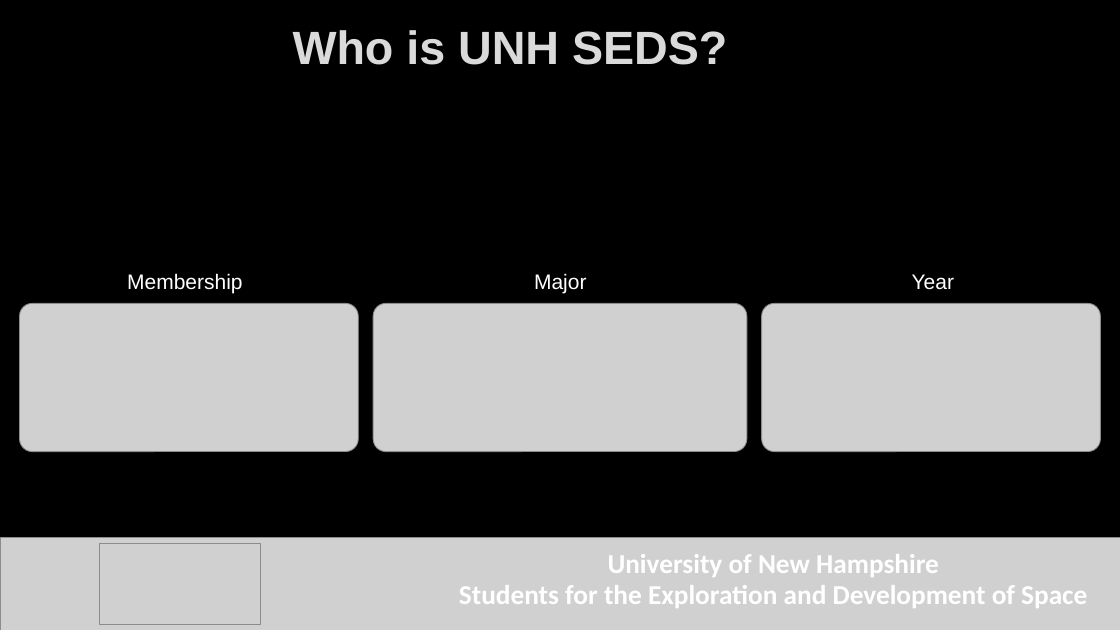
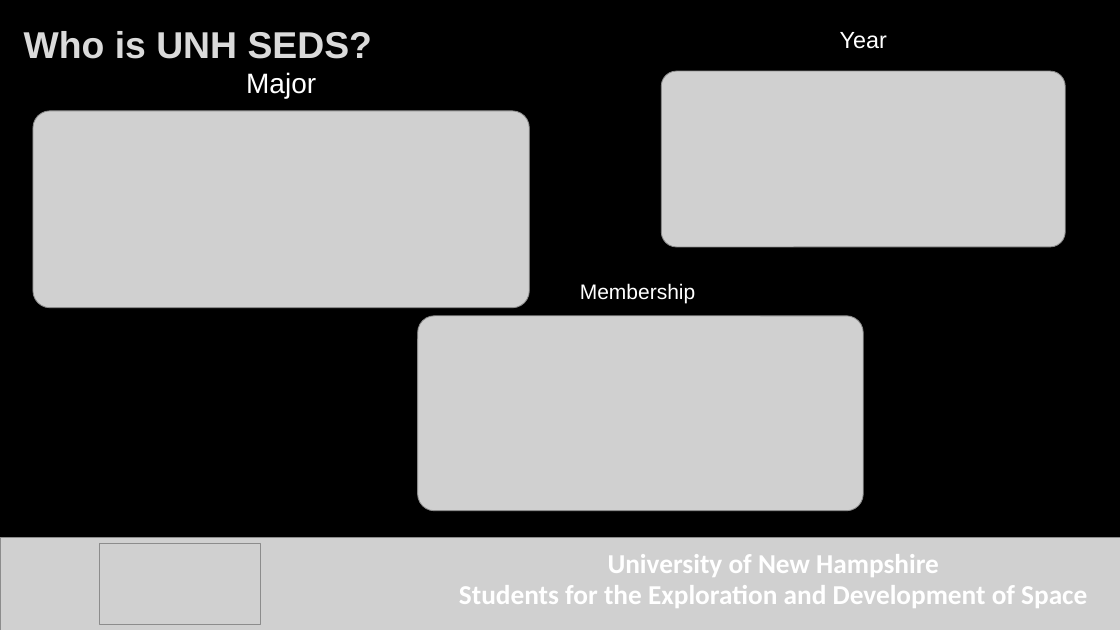
Before and after one commit to Maeswoon/UNHSEDS, a slide deck: slide 3 of Business/Finance/Budgets, Packets and Templates/Packets/TURBOCAM Sponsorship Packet/TURBOCAM INC Presentation - UNH SEDS.pptx. Drawn at 1120x630 pixels with LibreOffice and Linux fonts; fonts in the diff are those of the drawing; grey boxes stand for pictures; background and template pictures are left out. Boxes give left, top, right and bottom in pixels: in the first picture for what was removed or moved away, otherwise in the second. Text is boxed around its words. In the diff, an @@ line names an element or a change of style, - is before the commit and + after.

```diff
--- a/Business/Finance/Budgets, Packets and Templates/Packets/TURBOCAM Sponsorship Packet/TURBOCAM INC Presentation - UNH SEDS.pptx
+++ b/Business/Finance/Budgets, Packets and Templates/Packets/TURBOCAM Sponsorship Packet/TURBOCAM INC Presentation - UNH SEDS.pptx
@@ title "Who is UNH SEDS?": place and size @@
-title "Who is UNH SEDS?" at [293, 30, 727, 65]
+title "Who is UNH SEDS?" at [24, 31, 372, 59]
@@ title "Who is UNH SEDS?" at [24, 31, 372, 59]: size 40 to 32 pt @@
@@ text "Year": place and size @@
-text "Year" at [912, 274, 954, 290]
+text "Year" at [840, 32, 887, 49]
@@ text "Year" at [840, 32, 887, 49]: size 18 to 20 pt @@
@@ text "Major": place and size @@
-text "Major" at [534, 273, 586, 294]
+text "Major" at [246, 72, 316, 98]
@@ text "Major" at [246, 72, 316, 98]: size 18 to 24 pt @@
@@ picture: place and size @@
-picture at [762, 303, 1101, 451]
+picture at [661, 71, 1065, 247]
@@ picture: place and size @@
-picture at [373, 303, 747, 451]
+picture at [33, 111, 529, 308]
@@ text "Membership": place and size @@
-text "Membership" at [127, 273, 242, 293]
+text "Membership" at [580, 283, 695, 303]
@@ picture: place and size @@
-picture at [19, 303, 358, 451]
+picture at [418, 316, 863, 511]
```
Also in this commit, not shown: 2 other slides changed, 1 slide added, 1 other file.
